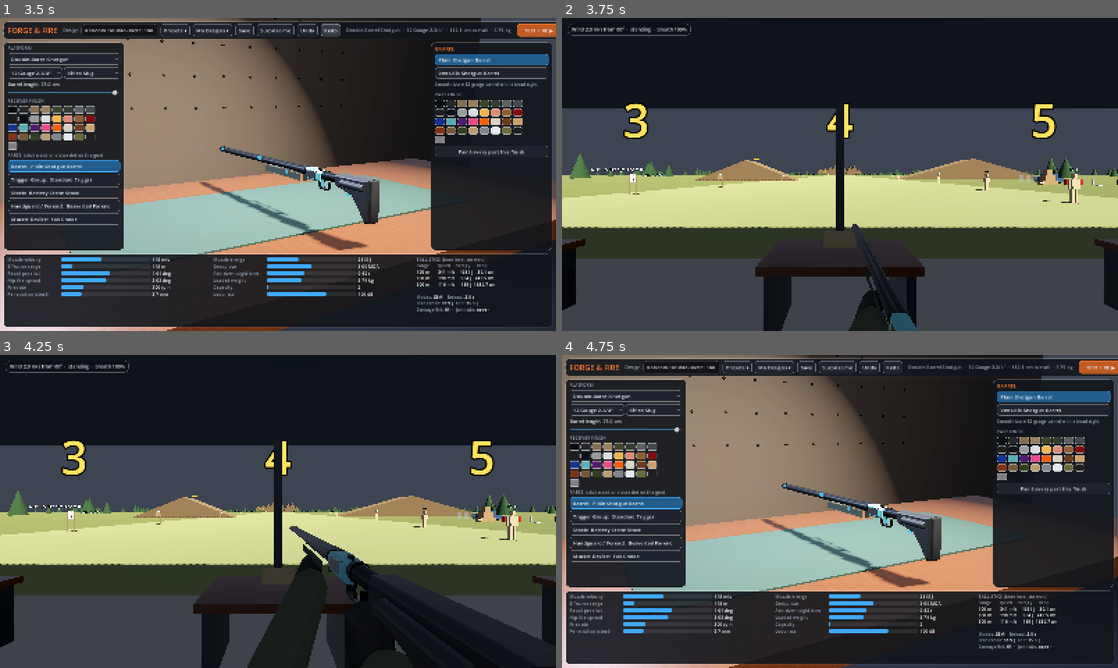
Above: before the commit, frames 1-4 (two rows, left to right).
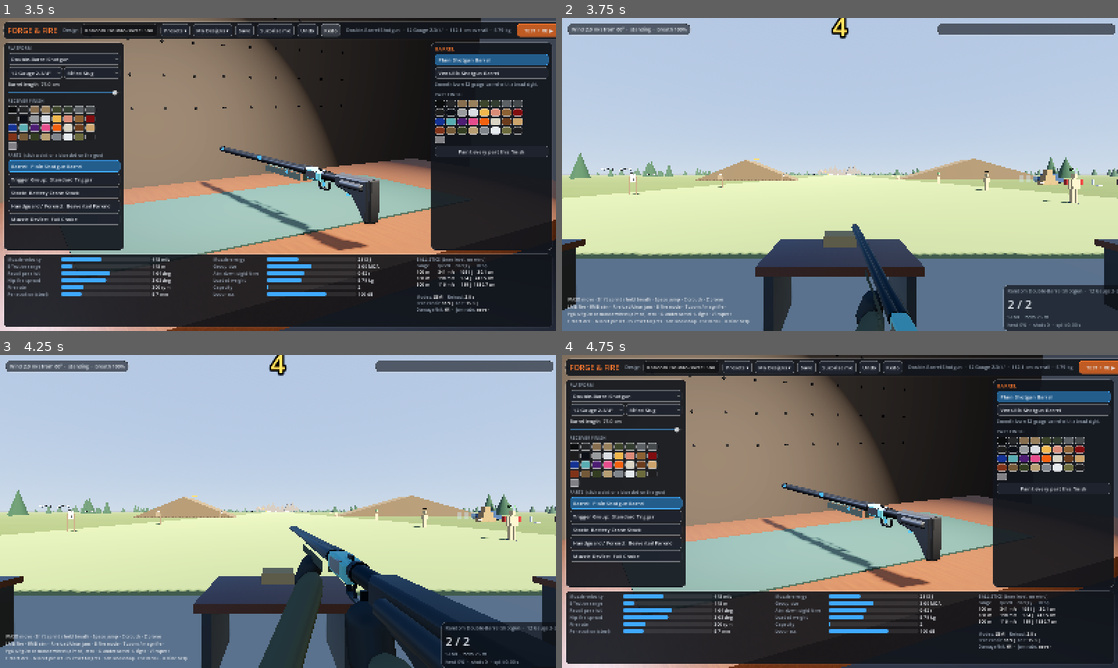
Above: after the commit, the same moments.

Repository: SubToFeralsloth11/forge-and-fire
Game: Godot game, scene res://main.tscn
The game is run twice, just before and just after one commit, with the same random seed, the same clock (stepped at 60 frames per second) and the same inputs.
Inputs (mouse positions are in pixels of both pictures, inside the frame that each line leads up to):
- Up to frame 1 (3.5 s): click "My Designs ▾" at 0.5 s; click "Surprise me" at 1.25 s; click "Undo" at 2 s; click "Redo" at 2.75 s
- Up to frame 2 (3.75 s): click "TEST FIRE ▶" at 3.5 s
- Up to frame 3 (4.25 s): no input
- Up to frame 4 (4.75 s): tap Enter at 4.25 s; move the mouse to (867, 511) at 4.27 s; hold W from 4.28 s (still down); tap Tab at 4.35 s; click (867, 511) at 4.42 s; tap Space at 4.52 s; tap T at 4.55 s

Frame 1 is identical in both runs. In frame 2, 97% of the frame differs, in the area x 0-100%, y 0-100%; in frame 3, 93%; in frame 4, nothing differs.

Commit message:
Fix sky/environment switching, HUD layout, soft particles, firing line view

Diff:
--- a/scripts/fx.gd
+++ b/scripts/fx.gd
@@ -9,6 +9,7 @@
 var _holes: Array = []
 var _mats := {}
 const MAX_HOLES := 400
+var _soft: GradientTexture2D
 const MAX_CASINGS := 60
 
 
@@ -25,6 +26,20 @@
 	var m := StandardMaterial3D.new()
 	m.albedo_color = c
 	m.vertex_color_use_as_albedo = true
+	if _soft == null:
+		_soft = GradientTexture2D.new()
+		_soft.fill = GradientTexture2D.FILL_RADIAL
+		_soft.fill_from = Vector2(0.5, 0.5)
+		_soft.fill_to = Vector2(1.0, 0.5)
+		_soft.width = 64
+		_soft.height = 64
+		var g := Gradient.new()
+		g.set_color(0, Color(1, 1, 1, 1))
+		g.set_color(1, Color(1, 1, 1, 0))
+		g.add_point(0.45, Color(1, 1, 1, 0.55))
+		_soft.gradient = g
+	if key not in ["chip", "chip_c", "shard", "pulp", "paper"]:
+		m.albedo_texture = _soft
 	if unshaded:
 		m.shading_mode = BaseMaterial3D.SHADING_MODE_UNSHADED
 	m.transparency = BaseMaterial3D.TRANSPARENCY_ALPHA
--- a/scripts/hud.gd
+++ b/scripts/hud.gd
@@ -27,7 +27,7 @@
 
 
 func _ready() -> void:
-	set_anchors_preset(Control.PRESET_FULL_RECT)
+	set_anchors_and_offsets_preset(Control.PRESET_FULL_RECT)
 	mouse_filter = Control.MOUSE_FILTER_IGNORE
 	theme = UI.make_theme()
 	var br := UI.panel(Color(0.05, 0.06, 0.08, 0.7))
--- a/scripts/main.gd
+++ b/scripts/main.gd
@@ -53,6 +53,7 @@
 		hud.resume.connect(_set_paused.bind(false))
 		player.global_transform = range_world.spawn
 	workshop.visible = false
+	_use_env(range_world.we, workshop.we)
 	workshop.process_mode = Node.PROCESS_MODE_DISABLED
 	workshop.ui.visible = false
 	range_world.visible = true
@@ -75,6 +76,8 @@
 		range_world.process_mode = Node.PROCESS_MODE_DISABLED
 		hud_layer.visible = false
 	workshop.visible = true
+	if range_world:
+		_use_env(workshop.we, range_world.we)
 	workshop.process_mode = Node.PROCESS_MODE_INHERIT
 	workshop.ui.visible = true
 	workshop.cam.current = true
@@ -149,3 +152,12 @@
 func _notification(what: int) -> void:
 	if what == NOTIFICATION_APPLICATION_FOCUS_OUT and mode == "range" and not paused:
 		_set_paused(true)
+
+
+## Only one WorldEnvironment may be active: park the other one's environment.
+func _use_env(on: WorldEnvironment, off: WorldEnvironment) -> void:
+	if off.environment:
+		off.set_meta("env", off.environment)
+		off.environment = null
+	if on.environment == null and on.has_meta("env"):
+		on.environment = on.get_meta("env")
--- a/scripts/range.gd
+++ b/scripts/range.gd
@@ -19,6 +19,9 @@
 var flags: Array = []
 var env: Environment
 var sun: DirectionalLight3D
+
+
+var we: WorldEnvironment
 
 
 func _ready() -> void:
@@ -53,6 +56,8 @@
 	sky.sky_material = sm
 	env.sky = sky
 	env.ambient_light_source = Environment.AMBIENT_SOURCE_SKY
+	env.ambient_light_sky_contribution = 0.55
+	env.ambient_light_color = Color(0.62, 0.6, 0.56)
 	env.ambient_light_energy = 0.9
 	env.reflected_light_source = Environment.REFLECTION_SOURCE_SKY
 	env.tonemap_mode = Environment.TONE_MAPPER_FILMIC
@@ -63,7 +68,7 @@
 	env.glow_enabled = true
 	env.glow_intensity = 0.35
 	env.ssao_enabled = true
-	var we := WorldEnvironment.new()
+	we = WorldEnvironment.new()
 	we.environment = env
 	add_child(we)
 	sun = DirectionalLight3D.new()
@@ -155,7 +160,7 @@
 
 func _sign(text: String, pos: Vector3, size := 160, col := Color.WHITE) -> Label3D:
 	var l := Targets.label3d(text, size, col)
-	l.pixel_size = 0.01
+	l.pixel_size = 0.006
 	l.position = pos
 	add_child(l)
 	return l
@@ -166,11 +171,11 @@
 	_static_box(Vector3(34, 0.2, 7), Vector3(0, 0.0, 1.8), conc, "concrete")
 	var wood := Mats.get_mat("main", "Walnut")
 	var steel := Mats.prop(Color(0.25, 0.26, 0.27), 0.5, 0.6)
-	# Roof + posts.
-	_static_box(Vector3(34, 0.15, 7.5), Vector3(0, 3.2, 1.6), Mats.prop(Color(0.3, 0.32, 0.34), 0.7, 0.3), "steel")
-	for x in [-16.5, -8.0, 0.0, 8.0, 16.5]:
-		for z in [-1.8, 5.0]:
-			_static_box(Vector3(0.18, 3.1, 0.18), Vector3(x, 1.6, z), steel, "steel")
+	# Roof (set back so the sky stays visible) + posts between the benches.
+	_static_box(Vector3(34, 0.15, 5.2), Vector3(0, 3.4, 2.8), Mats.prop(Color(0.55, 0.56, 0.58), 0.7, 0.3), "steel")
+	for x in [-16.5, -6.0, 6.0, 16.5]:
+		for z in [0.4, 5.2]:
+			_static_box(Vector3(0.18, 3.3, 0.18), Vector3(x, 1.7, z), steel, "steel")
 	# Shooting benches with sandbags.
 	for i in 7:
 		var x := -12.0 + i * 4.0
@@ -178,7 +183,7 @@
 		for lx in [-0.65, 0.65]:
 			_static_box(Vector3(0.08, 0.8, 0.7), Vector3(x + lx, 0.45, 0.0), steel, "steel")
 		_static_box(Vector3(0.36, 0.12, 0.22), Vector3(x, 0.96, -0.2), Mats.prop(Color(0.6, 0.53, 0.38), 1.0), "wood")
-		_sign(str(i + 1), Vector3(x, 2.8, -1.8), 90, Color(1, 0.8, 0.3))
+		_sign(str(i + 1), Vector3(x, 3.1, 0.3), 40, Color(1, 0.8, 0.3))
 	# Prone mats in front of the benches.
 	for x in [-14.0, 14.0]:
 		var mat := MeshInstance3D.new()
@@ -188,7 +193,7 @@
 		mat.material_override = Mats.prop(Color(0.2, 0.25, 0.18), 1.0)
 		mat.position = Vector3(x, 0.115, 1.0)
 		add_child(mat)
-	_sign("FORGE & FIRE PROVING GROUND", Vector3(0, 3.7, -1.9), 120, Color(1, 0.6, 0.3))
+	_sign("FORGE & FIRE PROVING GROUND", Vector3(0, 3.75, 0.25), 70, Color(1, 0.6, 0.3))
 
 
 func _long_range() -> void:
@@ -209,7 +214,7 @@
 		hinge.add_child(st)
 		st.position = Vector3(0, -0.12 - sz * 0.6, 0)
 		st.set_meta("label", "%d m steel" % int(d))
-		_sign("%d m" % int(d), Vector3(x, frame_h + 0.4 + d * 0.0012, -d), 60 + int(d * 0.08), Color(1, 0.9, 0.4))
+		_sign("%d m" % int(d), Vector3(x, frame_h + 0.5 + d * 0.002, -d), 100 + int(d * 0.14), Color(1, 0.9, 0.4))
 	_sign("100", Vector3(-19, 0.8, -100), 80)
 
 
--- a/scripts/weapon.gd
+++ b/scripts/weapon.gd
@@ -80,8 +80,8 @@
 	var sleeve := Mats.prop(Color(0.28, 0.3, 0.22), 0.95)
 	hand_r = _limb(_capsule(0.032, 0.11), glove)
 	hand_l = _limb(_capsule(0.032, 0.11), glove)
-	arm_r = _limb(_capsule(0.045, 0.5), sleeve)
-	arm_l = _limb(_capsule(0.045, 0.5), sleeve)
+	arm_r = _limb(_capsule(0.036, 0.5), sleeve)
+	arm_l = _limb(_capsule(0.036, 0.5), sleeve)
 	laser_dot = MeshInstance3D.new()
 	var sm := SphereMesh.new()
 	sm.radius = 0.004
@@ -743,8 +743,8 @@
 	_place(hand_r, G, G + Vector3(0.0, -0.08, 0.02), 0.0)
 	_place(hand_l, Sp, Sp + Vector3(-0.03, -0.07, 0.0), 0.0)
 	var pistol: bool = rcv.fam in ["pistol", "revolver"]
-	var sh_r := Vector3(0.2, -0.42, 0.18)
-	var sh_l := Vector3(-0.2, -0.42, 0.12) if not pistol else Vector3(-0.12, -0.44, 0.12)
+	var sh_r := Vector3(0.3, -0.62, 0.32)
+	var sh_l := Vector3(-0.3, -0.62, 0.26) if not pistol else Vector3(-0.16, -0.62, 0.3)
 	_place(arm_r, G + Vector3(0, -0.04, 0.03), sh_r, 1.0)
 	_place(arm_l, Sp + Vector3(0, -0.03, 0.02), sh_l, 1.0)
 	hand_l.visible = gun.visible
--- a/scripts/workshop.gd
+++ b/scripts/workshop.gd
@@ -23,6 +23,7 @@
 var build := {}
 var gun: Node3D
 var cam: Camera3D
+var we: WorldEnvironment
 var sel_slot := "barrel"
 var _undo: Array = []
 var _redo: Array = []
@@ -76,7 +77,7 @@
 	env.ssao_enabled = true
 	env.glow_enabled = true
 	env.glow_intensity = 0.4
-	var we := WorldEnvironment.new()
+	we = WorldEnvironment.new()
 	we.environment = env
 	add_child(we)
 	var sky := Sky.new()
--- a/tools/shots.gd
+++ b/tools/shots.gd
@@ -93,11 +93,13 @@
 	await _wait(0.8)
 	hits = 0
 	_aim_at(Vector3(-36 - 5 + 5 * 1.6, 1.3, -20))
+	await _wait(0.3)
+	var a0: int = main.player.weapon.ammo
 	main.player.weapon.set_trigger(true)
 	await _wait(0.05)
 	main.player.weapon.set_trigger(false)
 	await _wait(1.0)
-	print("armour/plate hit test hits=%d" % hits)
+	print("armour/plate hit test hits=%d ammo %d->%d busy=%s swap=%.2f cd=%.2f" % [hits, a0, main.player.weapon.ammo, main.player.weapon.busy(), main.player.weapon._swap_t, main.player.weapon.cooldown])
 	var gl := Designs.preset("Thumper")
 	main.player.weapon.equip(gl)
 	await _wait(0.8)
